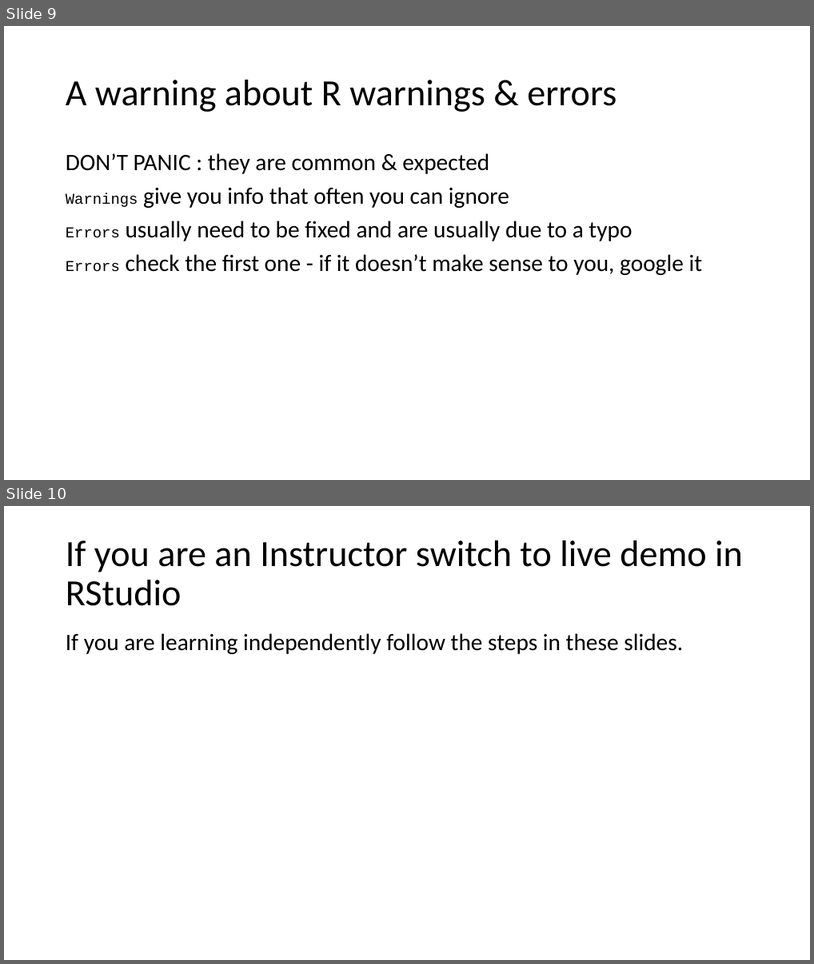
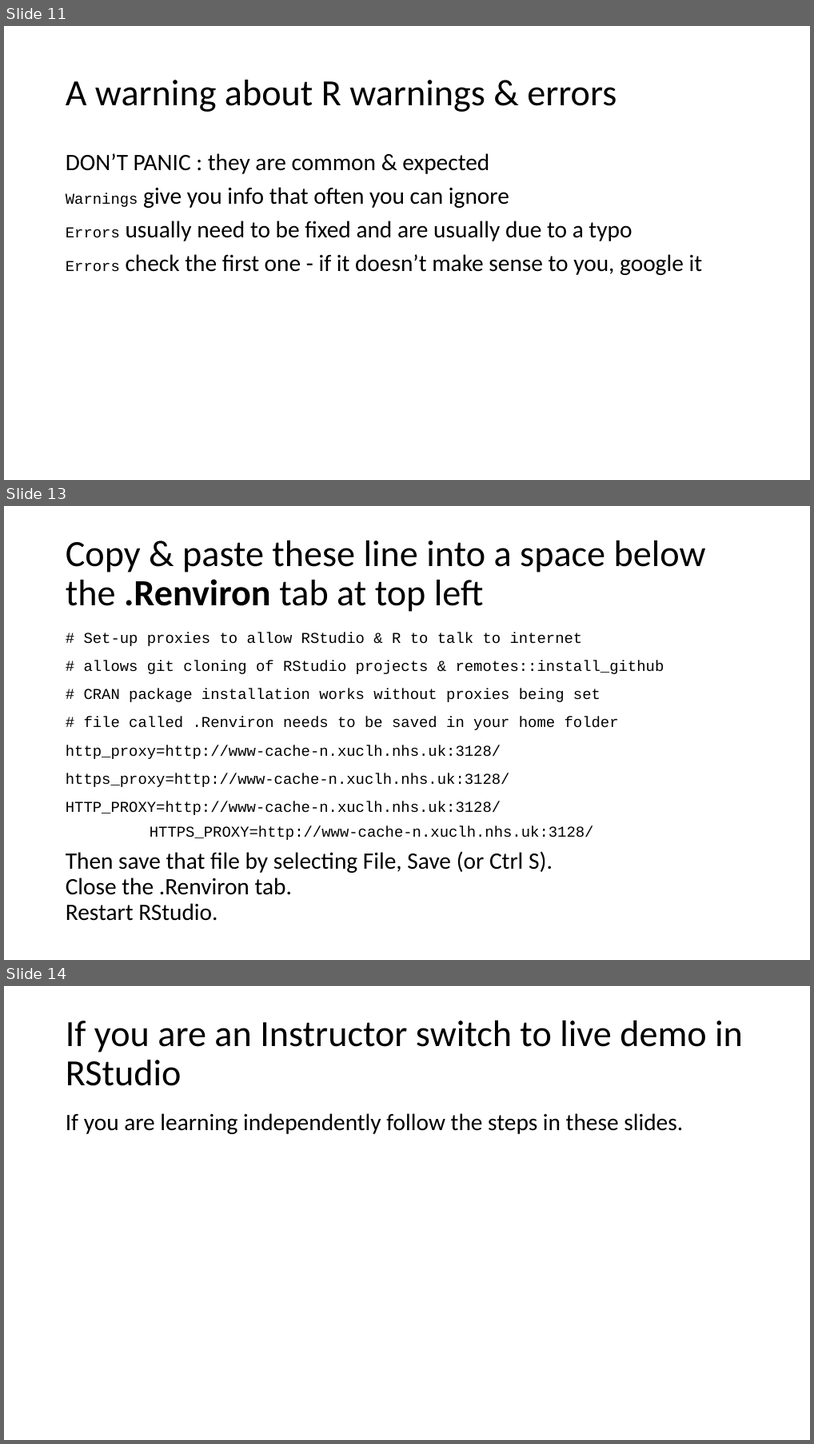
Before and after one commit to uclh-criu/learning-datascience, a slide deck: sessions/1-R-taster.pptx. Shown one above the other, each under a label of ours: slides 9 and 10 before the commit, slides 11, 13 and 14 after it; the slides between them are not shown. The pictures are 814x964 and 814x1444 pixels, drawn with LibreOffice and Linux fonts; fonts in the diff are those of the drawing. Boxes give left, top, right and bottom in pixels: in the first picture for what was removed or moved away, otherwise in the second. Text is boxed around its words. In the diff, an @@ line names an element or a change of style, - is before the commit and + after.

```diff
--- a/sessions/1-R-taster.pptx
+++ b/sessions/1-R-taster.pptx
@@ slide 13 added at <box>4,506,810,960</box>, background #FFFFFF @@
@@ title added at <box>66,540,706,612</box>, 44 pt, text #000000 @@
+Copy & paste these line into a space below the .Renviron tab at top left
@@ text added at <box>66,632,665,920</box>, 18 pt, text #000000 @@
+# Set-up proxies to allow RStudio & R to talk to internet
+# allows git cloning of RStudio projects & remotes::install_github
+# CRAN package installation works without proxies being set
+# file called .Renviron needs to be saved in your home folder
+http_proxy=http://www-cache-n.xuclh.nhs.uk:3128/
+https_proxy=http://www-cache-n.xuclh.nhs.uk:3128/
+HTTP_PROXY=http://www-cache-n.xuclh.nhs.uk:3128/
+HTTPS_PROXY=http://www-cache-n.xuclh.nhs.uk:3128/
+Then save that file by selecting File, Save (or Ctrl S).
+Close the .Renviron tab.
+Restart RStudio.
@@ what was slide 9 is now slide 11 @@
@@ what was slide 10 is now slide 14 @@
```
Also in this commit, not shown: 1 slide changed, 3 other slides added, 8 other files.
